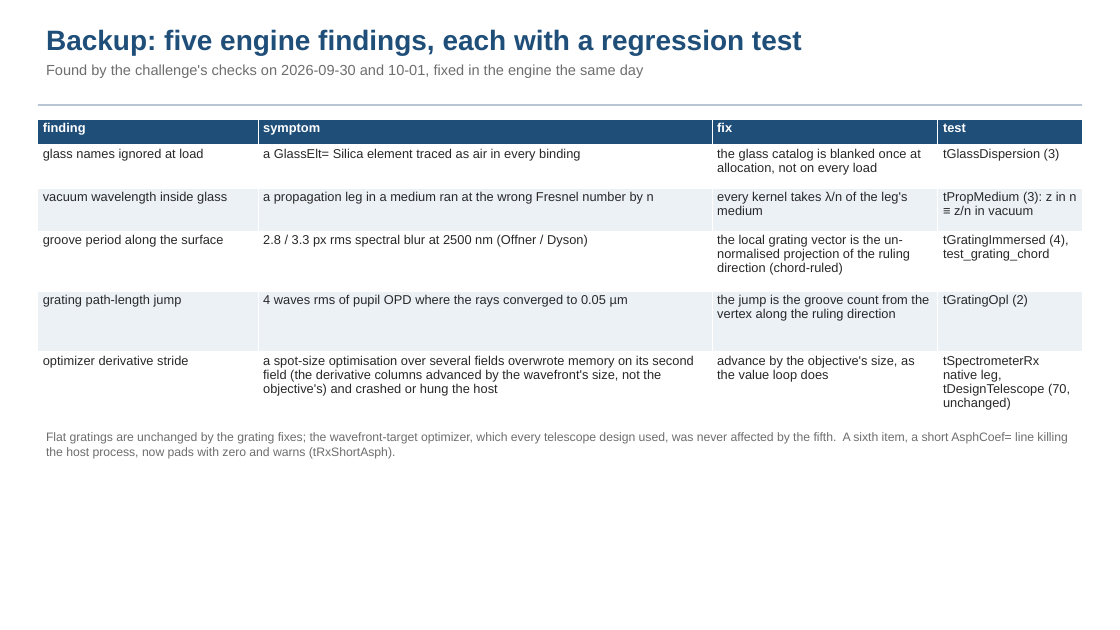
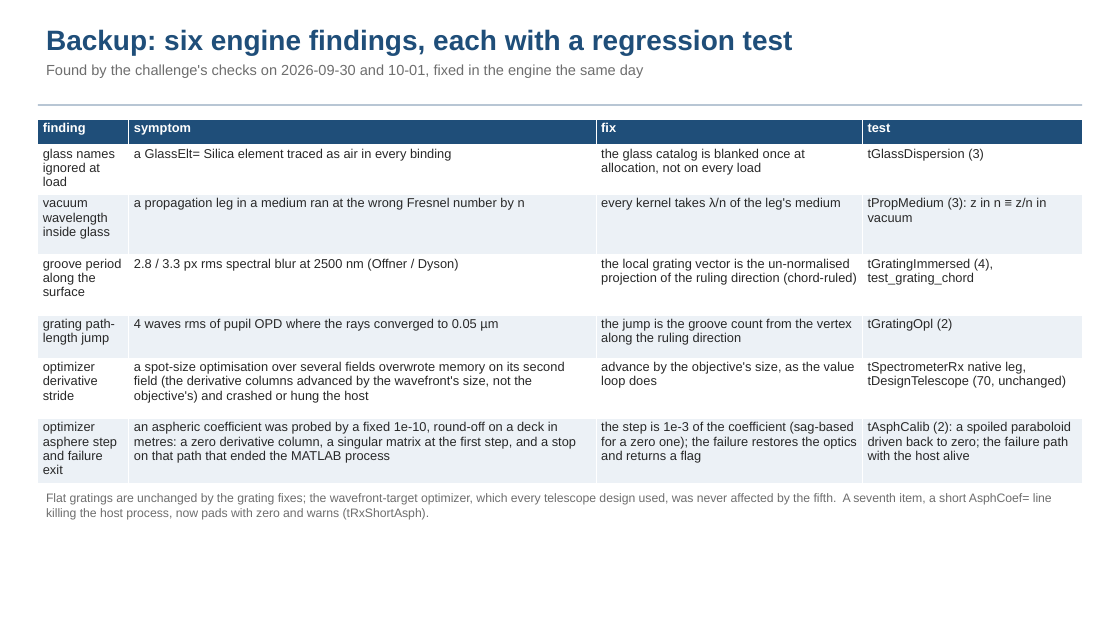
Before and after one commit to nasa-jpl/macos, a slide deck: slide 28 of demo_session/deck_dyson.pptx. Drawn at 1120x630 pixels with LibreOffice and Linux fonts; fonts in the diff are those of the drawing. Boxes give left, top, right and bottom in pixels: in the first picture for what was removed or moved away, otherwise in the second. Text is boxed around its words. In the diff, an @@ line names an element or a change of style, - is before the commit and + after.

```diff
--- a/demo_session/deck_dyson.pptx
+++ b/demo_session/deck_dyson.pptx
@@ text at bbox=[46, 29, 793, 55]: text changed @@
-Backup: five engine findings, each with a regression test
+Backup: six engine findings, each with a regression test
@@ table at bbox=[38, 119, 1081, 478] @@
+row 7: optimizer asphere step and failure exit | an aspheric coefficient was probed by a fixed 1e-10, round-off on a deck in metres: a zero derivative column, a singular matrix at the first step, and a stop on that path that ended the MATLAB process | the step is 1e-3 of the coefficient (sag-based for a zero one); the failure restores the optics and returns a flag | tAsphCalib (2): a spoiled paraboloid driven back to zero; the failure path with the host alive
@@ text at bbox=[46, 493, 1052, 520]: text changed @@
-Flat gratings are unchanged by the grating fixes; the wavefront-target optimizer, which every telescope design used, was never affected by the fifth. A sixth item, a short AsphCoef= line killing the host process, now pads with zero and warns (tRxShortAsph).
+Flat gratings are unchanged by the grating fixes; the wavefront-target optimizer, which every telescope design used, was never affected by the fifth. A seventh item, a short AsphCoef= line killing the host process, now pads with zero and warns (tRxShortAsph).
```
Also in this commit, not shown: 3 other slides changed, 7 other files.
